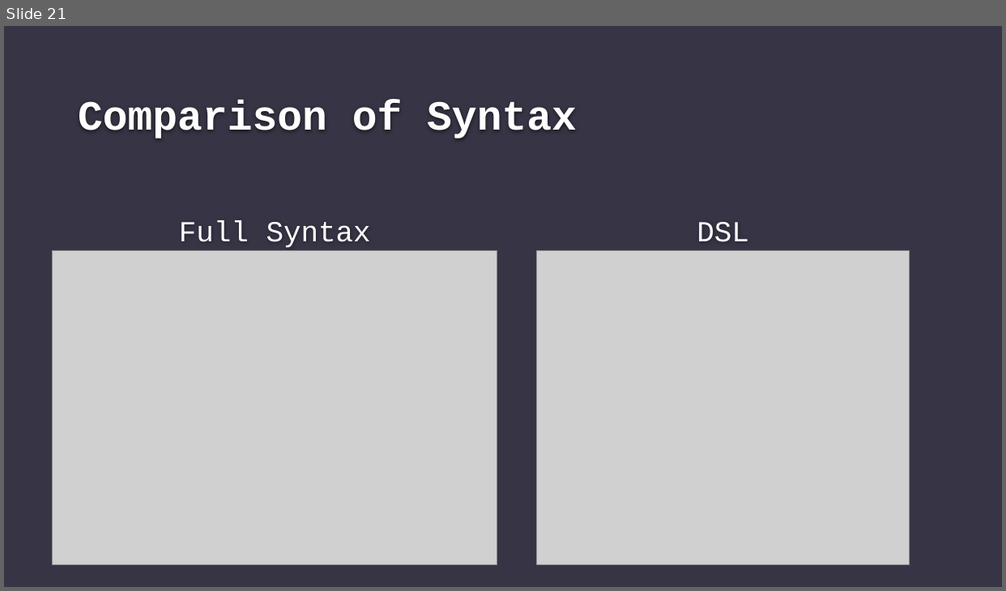
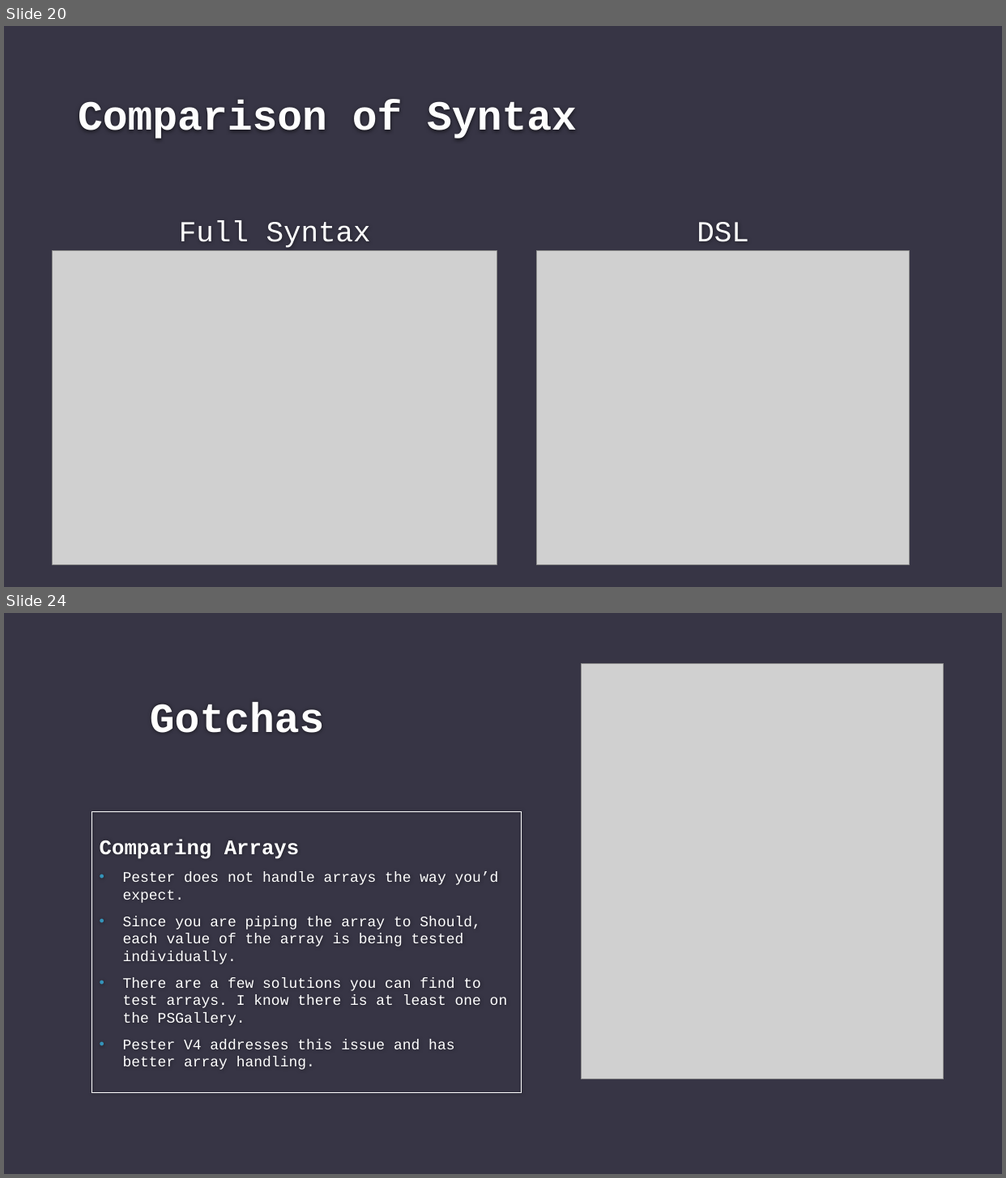
Before and after one commit to gerane/PesteringSysadmins, a slide deck: PesteringSysadmins.pptx. Shown one above the other, each under a label of ours: slide 21 before the commit, slides 20 and 24 after it; the slides between them are not shown. The pictures are 1006x591 and 1006x1178 pixels, drawn with LibreOffice and Linux fonts; fonts in the diff are those of the drawing; grey boxes stand for pictures; background and template pictures are left out. Boxes give left, top, right and bottom in pixels: in the first picture for what was removed or moved away, otherwise in the second. Text is boxed around its words. In the diff, an @@ line names an element or a change of style, - is before the commit and + after.

```diff
--- a/PesteringSysadmins.pptx
+++ b/PesteringSysadmins.pptx
@@ slide 24 added at <box>4,613,1002,1174</box>, background #373545 @@
@@ picture added at <box>582,664,944,1080</box> @@
@@ title added at <box>150,702,325,733</box>, 40 pt, text #FEFEFE, bold @@
+Gotchas
@@ text added at <box>91,811,522,1093</box>, outline #FFFFFF 0.75 pt, 14 pt, text #FFFFFF @@
+Comparing Arrays
+• Pester does not handle arrays the way you’d expect.
+• Since you are piping the array to Should, each value of the array is being tested individually.
+• There are a few solutions you can find to test arrays. I know there is at least one on the PSGallery.
+• Pester V4 addresses this issue and has better array handling.
@@ what was slide 21 is now slide 20 @@
```
Also in this commit, not shown: 2 slides changed, 3 other slides added, 12 other files.
